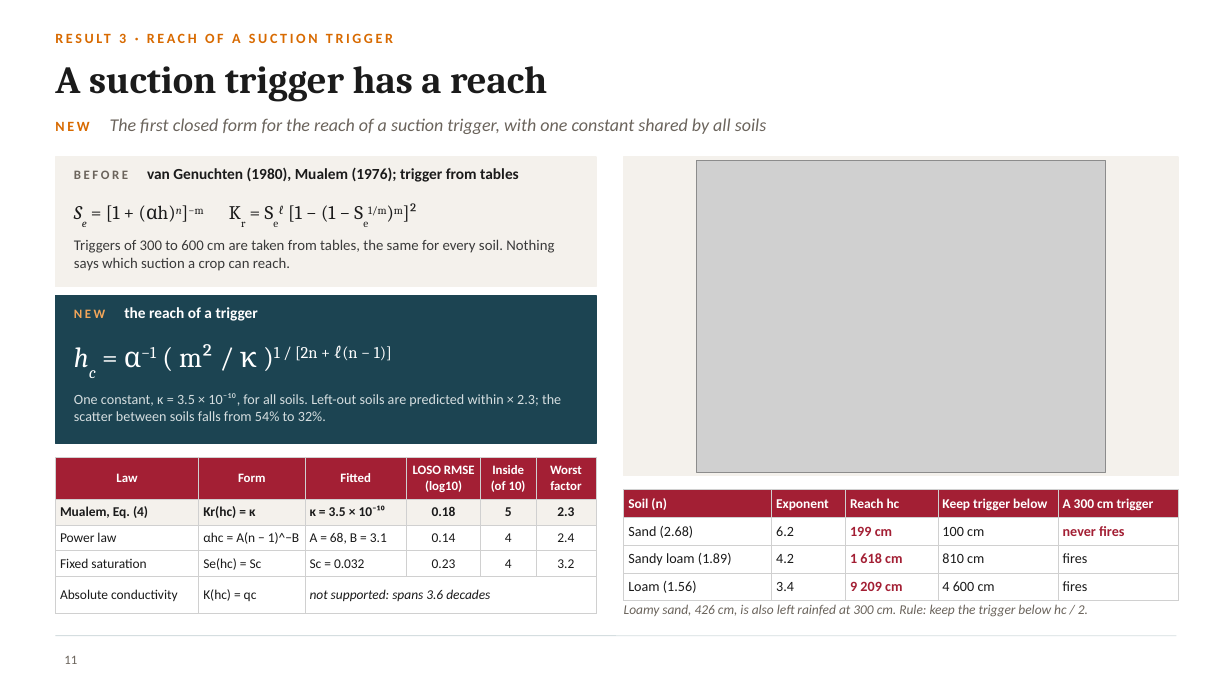
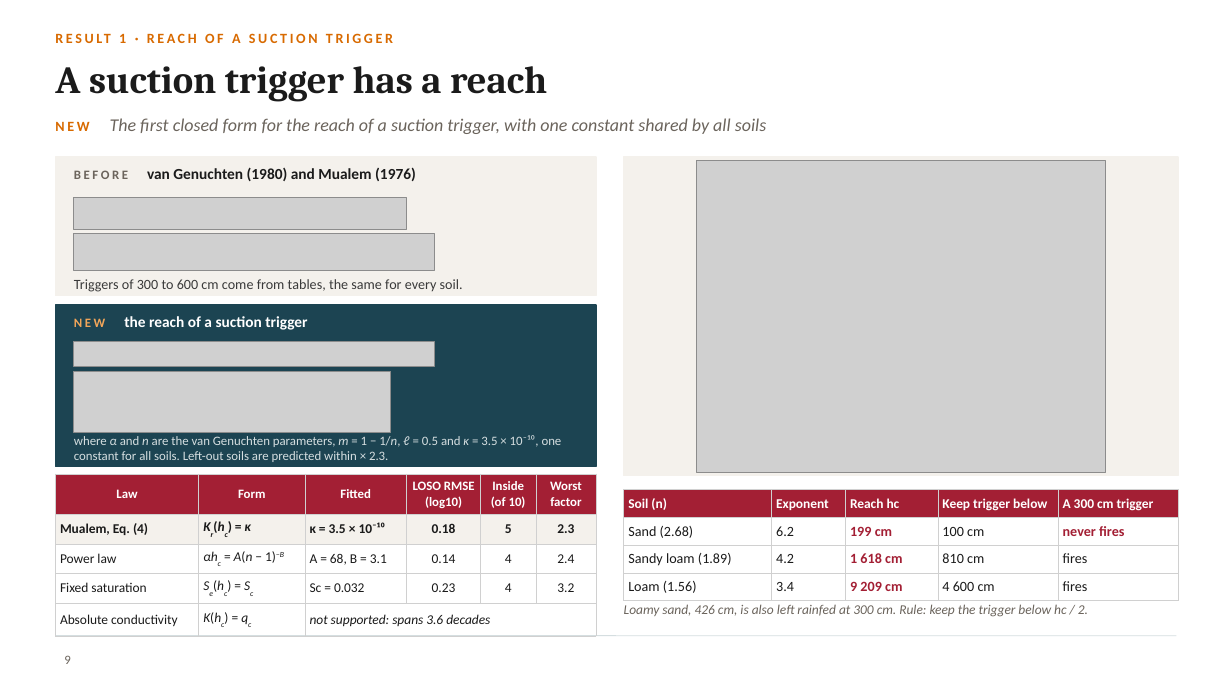
Before and after one commit to halilunaziru73-creator/Coupled-Water-Fluxes-Pore-Scale-Dynamics-Precision-Irrigation-Mulching-Feedback-Loops, a slide deck: slide 9 of Manuscripts/pdf/Supplementary/SWAFL_Presentation.pptx (slide 11 before the commit). Drawn at 1232x693 pixels with LibreOffice and Linux fonts; fonts in the diff are those of the drawing; grey boxes stand for pictures; background and template pictures are left out. Boxes give left, top, right and bottom in pixels: in the first picture for what was removed or moved away, otherwise in the second. Text is boxed around its words. In the diff, an @@ line names an element or a change of style, - is before the commit and + after.

```diff
--- a/Manuscripts/pdf/Supplementary/SWAFL_Presentation.pptx
+++ b/Manuscripts/pdf/Supplementary/SWAFL_Presentation.pptx
@@ text at bbox=[119, 33, 176, 43]: text changed @@
-RESULT 3 · REACH OF A SUCTION TRIGGER
+RESULT 1 · REACH OF A SUCTION TRIGGER
@@ rectangle: place and size @@
-rectangle at bbox=[55, 157, 596, 287]
+rectangle at bbox=[55, 157, 596, 296]
@@ text at bbox=[74, 167, 416, 181]: text changed @@
-BEFORE van Genuchten (1980), Mualem (1976); trigger from tables
+BEFORE van Genuchten (1980) and Mualem (1976)
@@ picture added at bbox=[74, 198, 407, 230] @@
@@ text removed at bbox=[106, 203, 418, 227] @@
-Se = [1 + (αh)n]−m Kr = Seℓ [1 − (1 − Se1/m)m]²
@@ picture added at bbox=[74, 234, 434, 272] @@
@@ text at bbox=[74, 279, 463, 292]: text changed; size 11.5 to 11 pt @@
-Triggers of 300 to 600 cm are taken from tables, the same for every soil. Nothing says which suction a crop can reach.
+Triggers of 300 to 600 cm come from tables, the same for every soil.
@@ rectangle: place and size @@
-rectangle at bbox=[55, 296, 596, 444]
+rectangle at bbox=[55, 305, 596, 467]
@@ text at bbox=[124, 316, 307, 330]: text changed @@
-NEW the reach of a trigger
+NEW the reach of a suction trigger
@@ picture added at bbox=[74, 342, 434, 367] @@
@@ text removed at bbox=[124, 344, 392, 368] @@
-hc = α−1 ( m² / κ )1 / [2n + ℓ(n − 1)]
@@ picture added at bbox=[74, 372, 391, 433] @@
@@ text at bbox=[74, 435, 562, 462]: text changed; size 11 to 10 pt @@
-One constant, κ = 3.5 × 10⁻¹⁰, for all soils. Left-out soils are predicted within × 2.3; the scatter between soils falls from 54% to 32%.
+where α and n are the van Genuchten parameters, m = 1 − 1/n, ℓ = 0.5 and κ = 3.5 × 10⁻¹⁰, one constant for all soils. Left-out soils are predicted within × 2.3.
@@ table at bbox=[55, 474, 596, 631] @@
-row 3, column 2: αhc = A(n − 1)^−B
+row 3, column 2: αhc = A(n − 1)−B
@@ now subscript in "Kr(hc)", "Se(hc) Sc", "K(hc) qc" @@
@@ italic on in "Kr(hc) κ", "Se(hc) Sc", "K(hc) qc" @@
@@ table: place and size @@
-table at bbox=[55, 457, 596, 605]
+table at bbox=[55, 474, 596, 631]
@@ page number at bbox=[64, 655, 70, 664]: text changed @@
-11
+9
```
Also in this commit, not shown: 7 other slides changed.
